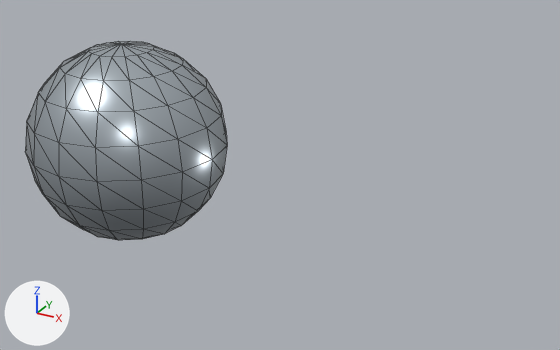
The glTF model public/models/compute-solder.glb as it was, and as the next commit left it.
Before and after are seen from a 50 mm lens placed at (4.85, -5.67, 2.83), pointed at (1.69, 0.08, -0.04). The axes (+X, +Y, +Z) are drawn at lower left. The lights are the same throughout. The older version comes first. Mesh edges are drawn as thin lines. Vertices at exactly the same position are counted once.

Names of what the first picture shows: 'Authored reflowed solder ball'.
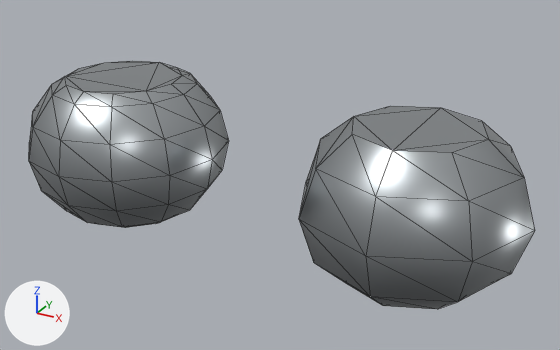
Location of each change, [x1, y1, x2, y2] in pixels of the pictures (560 x 350 px):
'Authored C4 bump', added: after [299, 106, 535, 309]
'Authored reflowed solder ball', reshaped (16% shorter): before [25, 41, 227, 240]; after [29, 61, 229, 228]

What changed in the scene script:
```text
Add mat_satin_sac_solder:
    mat_satin_sac_solder = principled_material('Satin SAC solder')
    mat_satin_sac_solder.base_color = (0.48, 0.51, 0.53)  # light grey #b8bdc0
    mat_satin_sac_solder.metallic = 1.0
    mat_satin_sac_solder.roughness = 0.38
Change me_sphere:
    used by ob_authored_reflowed_solder_ball; location = (0.0, 0.0, 0.0)
    remove me_sphere.from_pydata(...)  # 146 vertices, 288 faces; spans x -1.0..1.0, y -1.0..1.0, z -1.0..1.0
    remove me_sphere.materials.append(mat_satin_solder_alloy)  # light grey #bfc8d0
    add me_sphere.from_pydata(...)  # 84 vertices, 164 faces; spans x -1.0..1.0, y -1.0..1.0, z -0.68..0.68
    me_sphere part 1
    142 vertices are removed from x -0.95..0.95, y -0.95..0.95, z -1.0..1.0
    288 faces are deleted
    80 vertices are added at x -0.92..0.92, y -0.92..0.92, z -0.68..0.68
    164 new faces join them
    add me_sphere.materials.append(mat_satin_sac_solder)  # light grey #b8bdc0
Add me_sphere_001:
    me_sphere_001.from_pydata(...)  # 40 vertices, 76 faces; spans x -1.0..1.0, y -1.0..1.0, z -0.68..0.68
    me_sphere_001.materials.append(mat_satin_sac_solder)  # light grey #b8bdc0
Add ob_authored_c4_bump:
    ob_authored_c4_bump = bpy.data.objects.new('Authored C4 bump', me_sphere_001)
    ob_authored_c4_bump.location = (3.0, 0.0, 0.0)
```
